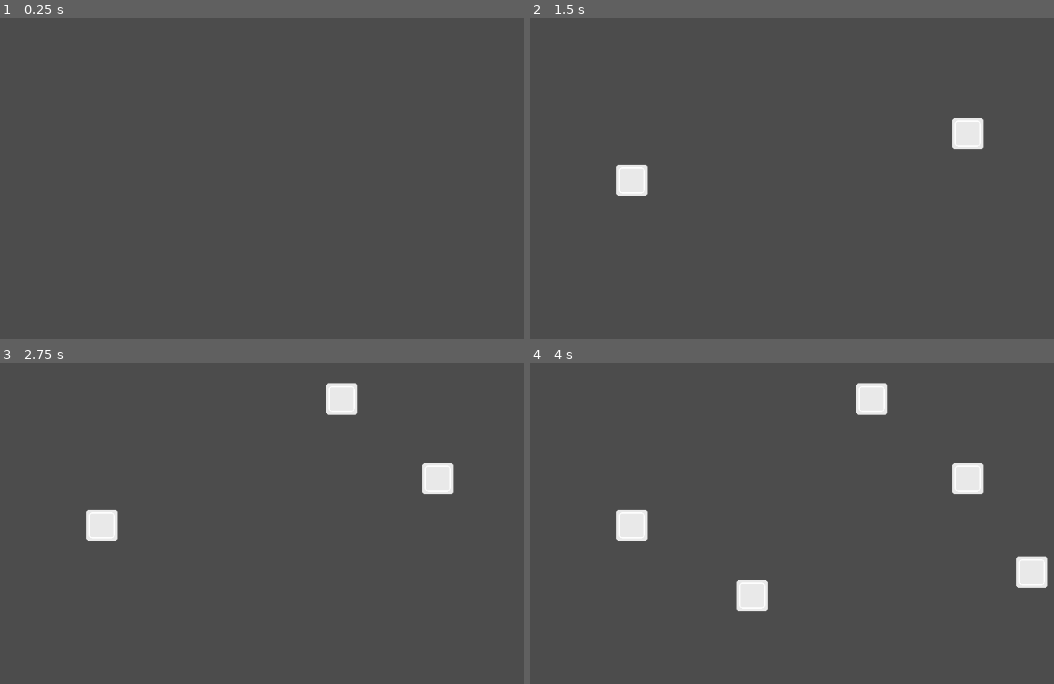
Above: before the commit, frames 1-4 (two rows, left to right).
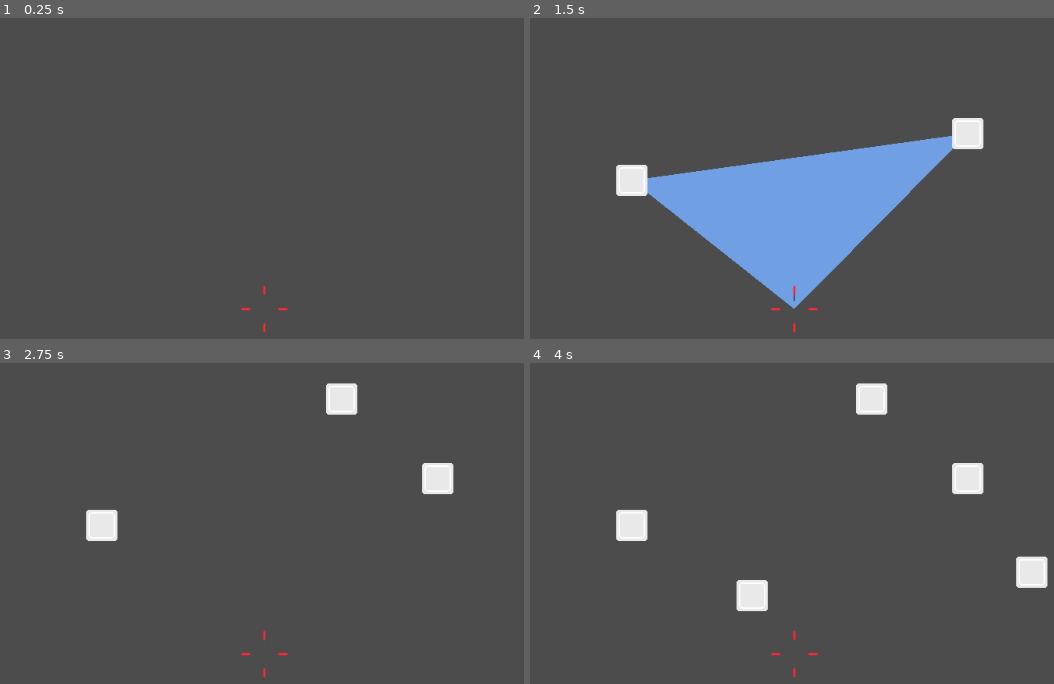
Above: after the commit, the same moments.

Repository: LettucePie/persephone
Game: Godot game, scene res://design/leafmaker.tscn
Same seed, same stepped clock (60 frames per second), same inputs: the game is played once before the commit and once after it.
Inputs (mouse positions are in pixels of both pictures, inside the frame that each line leads up to):
- Up to frame 1 (0.25 s): no input
- Up to frame 2 (1.5 s): tap Enter at 0.5 s; move the mouse to (970, 133) at 0.52 s; click (970, 133) at 0.67 s; tap Space at 1.25 s; move the mouse to (629, 181) at 1.27 s; click (629, 181) at 1.42 s
- Up to frame 3 (2.75 s): tap Enter at 2 s; move the mouse to (340, 398) at 2.02 s; click (340, 398) at 2.17 s
- Up to frame 4 (4 s): tap Space at 2.75 s; move the mouse to (750, 594) at 2.77 s; click (750, 594) at 2.92 s; tap Enter at 3.5 s; move the mouse to (1033, 571) at 3.52 s; click (1033, 571) at 3.67 s

The runs differ from the first frame. In frame 1, less than 0.1% of the frame differs, in the area x 45-55%, y 83-99%; in frame 2, 15%, in the area x 22-81%, y 36-99%; in frame 3, less than 0.1%; in frame 4, less than 0.1%.

Commit message:
Crude drawing using Curve2D

Diff:
--- a/design/leafmaker.gd
+++ b/design/leafmaker.gd
@@ -6,17 +6,27 @@
 
 
 onready var leaf_poly = $Polygon2D
+onready var leaf_origin = $LeafOrigin
 var leaf_points = []
+var leaf_curve : Curve2D
 
 
 class LeafPoint:
 	var mode : bool
 	var node_vis : Sprite
 	var pos : Vector2
+	var curve_index : int
+
+	func _init(set_mode : bool, set_vis : Sprite, set_pos : Vector2, set_idx : int):
+		mode = set_mode
+		node_vis = set_vis
+		pos = set_pos
+		curve_index = set_idx
 
 
 func _ready():
-	pass # Replace with function body.
+	leaf_curve = Curve2D.new()
+	leaf_curve.add_point(leaf_origin.position, leaf_origin.position, leaf_origin.position)
 
 
 # Called every frame. 'delta' is the elapsed time since the previous frame.
@@ -38,16 +48,26 @@
 
 
 func add_point(pos : Vector2):
-	var new_point = LeafPoint.new()
-	new_point.mode = false
-	var polygon = leaf_poly.get_polygon()
-	polygon.append(pos)
-	leaf_poly.set_polygon(polygon)
-	new_point.pos = pos
-	var new_node = Sprite.new()
-	new_node.texture = square_node_tex
-	new_node.position = pos
-	new_node.scale = node_scale
-	self.add_child(new_node)
-	new_point.node_vis = new_node
-	leaf_points.append(new_point)
+	leaf_curve.add_point(pos, pos, pos)
+	var node_vis = Sprite.new()
+	node_vis.texture = square_node_tex
+	node_vis.position = pos
+	node_vis.scale = node_scale
+	self.add_child(node_vis)
+	var index = leaf_curve.get_baked_points().find(pos)
+	leaf_points.append(LeafPoint)
+	draw_shape()
+
+
+func draw_shape():
+	if leaf_curve.get_point_count() >= 3:
+		print("Leaf Valid")
+		leaf_poly.visible = true
+		var curve_points : PoolVector2Array = PoolVector2Array()
+		for i in leaf_curve.get_point_count():
+			curve_points.append(leaf_curve.get_point_position(i))
+		leaf_poly.set_polygon(curve_points)
+#		leaf_poly.set_polygon(leaf_curve.get_baked_points())
+	else:
+		leaf_poly.visible = false
+		print("Leaf has too few points")
--- a/design/leafmaker.tscn
+++ b/design/leafmaker.tscn
@@ -3,11 +3,7 @@
 [ext_resource path="res://design/leafmaker.gd" type="Script" id=1]
 [ext_resource path="res://design/bezier_square.png" type="Texture" id=2]
 [ext_resource path="res://design/bezier_circle.png" type="Texture" id=3]
-
-[sub_resource type="Curve2D" id=1]
-_data = {
-"points": PoolVector2Array( -89, -186, 89, 186, 572, 195, 0, 0, 0, 0, 867, 274, 84, 147, -84, -147, 551, 519, -32, 169, 32, -169, 286, 370, -63, 40, 63, -40, 421, 266, -44, -86, 44, 86, 541, 148 )
-}
+[ext_resource path="res://design/crosshair.png" type="Texture" id=4]
 
 [node name="leafmaker" type="Node2D"]
 script = ExtResource( 1 )
@@ -18,17 +14,17 @@
 [node name="Polygon2D" type="Polygon2D" parent="."]
 visible = false
 color = Color( 0.439216, 0.627451, 0.890196, 1 )
-polygon = PoolVector2Array( 281, 238, 391, 213, 461, 263, 482, 326, 370, 361, 334, 454, 253, 390, 231, 340, 236, 274 )
 
 [node name="Line2D" type="Line2D" parent="."]
 visible = false
 position = Vector2( -11, 9 )
-points = PoolVector2Array( 320, 224, 434, 150, 601, 155, 715, 256, 672, 400, 440, 436, 356, 431, 307, 369, 328, 318, 373, 305 )
 width = 20.0
 joint_mode = 2
 begin_cap_mode = 2
 end_cap_mode = 2
 round_precision = 20
 
-[node name="Path2D" type="Path2D" parent="."]
-curve = SubResource( 1 )
+[node name="LeafOrigin" type="Sprite" parent="."]
+position = Vector2( 515, 495 )
+scale = Vector2( 0.3, 0.3 )
+texture = ExtResource( 4 )
Binary file added: design/crosshair.png
Not shown, added: design/crosshair.png.import
Not shown, added: design/crosshair.kra
